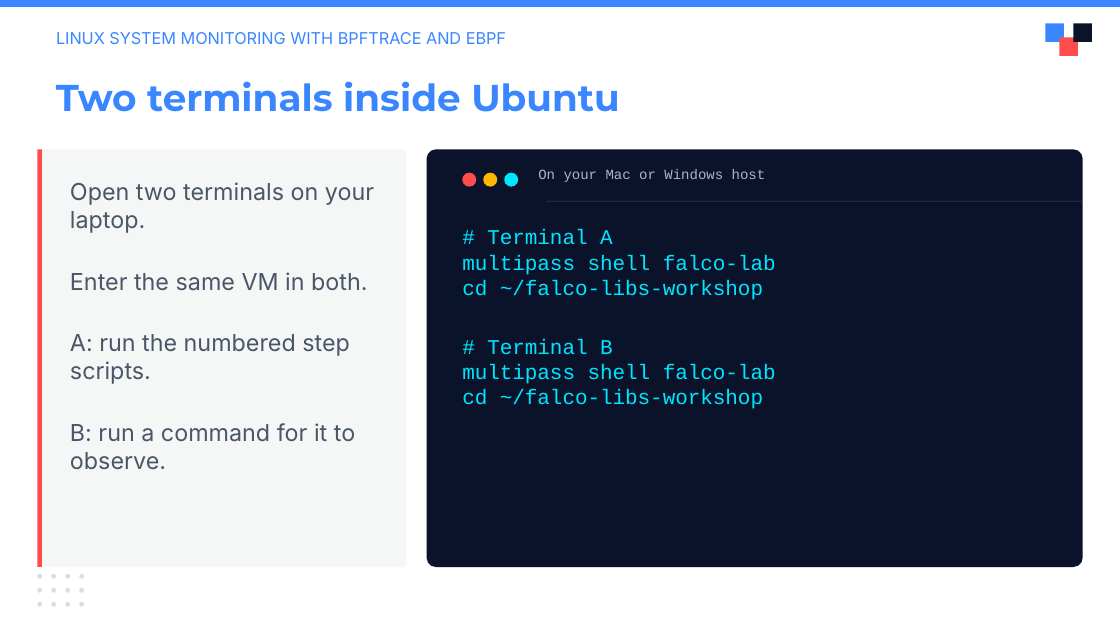
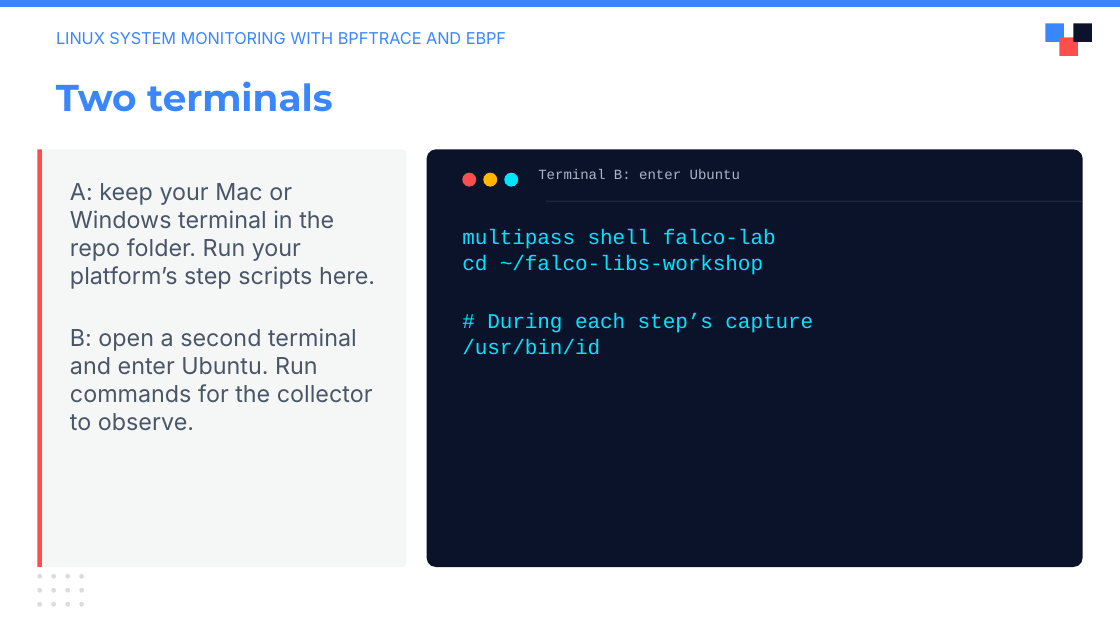
Before and after one commit to julianshalaby-perj/falco-libs-workshop, a slide deck: slide 5 of presentation/falco-libs-intro.pptx. Drawn at 1120x630 pixels with LibreOffice and Linux fonts; fonts in the diff are those of the drawing; background and template pictures are left out. Boxes give left, top, right and bottom in pixels: in the first picture for what was removed or moved away, otherwise in the second. Text is boxed around its words. In the diff, an @@ line names an element or a change of style, - is before the commit and + after.

Commit message:
Show separate Mac and Windows step commands in slides

```diff
--- a/presentation/falco-libs-intro.pptx
+++ b/presentation/falco-libs-intro.pptx
@@ text at [56, 81, 332, 112]: text changed @@
-Two terminals inside Ubuntu
+Two terminals
@@ text at [538, 169, 740, 179]: text changed @@
-On your Mac or Windows host
+Terminal B: enter Ubuntu
@@ text at [70, 183, 375, 430]: text changed @@
-Open two terminals on your laptop.
-Enter the same VM in both.
-A: run the numbered step scripts.
-B: run a command for it to observe.
+A: keep your Mac or Windows terminal in the repo folder. Run your platform’s step scripts here.
+B: open a second terminal and enter Ubuntu. Run commands for the collector to observe.
@@ text at [487, 229, 613, 244]: paragraph removed @@
-# Terminal A
@@ text at [462, 313, 813, 355]: text changed @@
-# Terminal B
-multipass shell falco-lab
-cd ~/falco-libs-workshop
+# During each step’s capture
+/usr/bin/id
```
Also in this commit, not shown: 6 other slides changed, 1 slide added.
